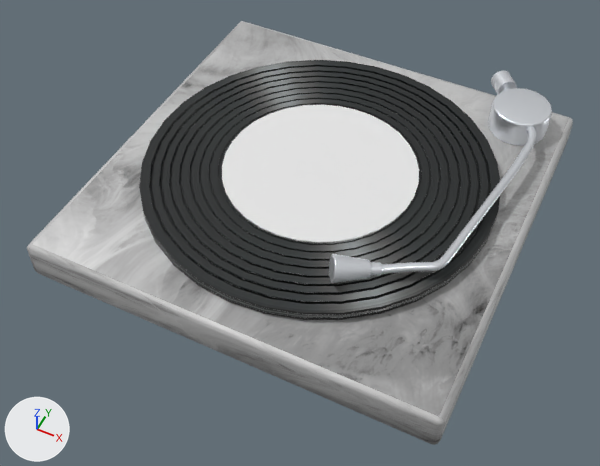
What one commit did to the Blender file model.blend.
Rendered twice from a 50 mm camera at (97.0, -211.0, 240.0) aimed at (0.0, -18.0, -2.0). Arrows for +X, +Y and +Z are at lower left; the lights stay in place. Both versions are drawn at frame 498 of the action '柱体Action'; the numbers are the values there.

The scene before the commit, as lines of its bpy script (objects in view):
```python
me_立方体 = bpy.data.meshes.new('立方体')
me_立方体.from_pydata(...)  # 166 vertices, 204 faces; spans x -400.0..400.0, y -400.0..400.0, z -39.0..39.0
me_立方体.materials.append(mat_材质)
me_管道_8 = bpy.data.meshes.new('管道.8')
me_管道_8.from_pydata(...)  # 1616 vertices, 1584 faces; spans x -325.0..326.0, y -326.0..326.0, z -13.0..-6.0
me_管道_8.materials.append(mat_材质_1)
ob_布尔 = bpy.data.objects.new('布尔', None)
ob_布尔.location = (0.0, 0.0, 23.67)
ob_布尔.rotation_euler = (0.0, 0.0, 18.03)  # degrees (0, 0, 313)
ob_布尔.scale = (0.2, 0.2, 0.2)
ob_立方体 = bpy.data.objects.new('立方体', me_立方体)
ob_立方体.location = (0.0, 0.0, 5.2)
ob_立方体.scale = (0.2, 0.2, 0.2)
ob_管道_8 = bpy.data.objects.new('管道.8', me_管道_8)
ob_管道_8.parent = ob_布尔
ob_管道_8.location = (0.0, 0.0, -25.47)
# also in view: '扫描.001' at (53.0, 16.0, 21.0); '管道.001' at (0.0, 0.0, 16.0); '扫描.004' at (32.0, -45.0, 24.0); 'plain' at (0.0, 0.0, 17.0); '圆柱体' at (60.0, 63.0, 18.0)
```
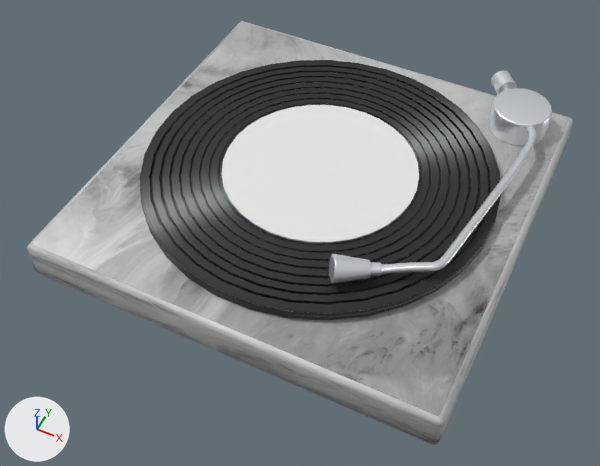
ob_布尔 is not drawn itself; it is the parent of ob_管道_001, ob_管道_8.

Changed parts and their boxes (x1, y1, x2, y2) in the pictures (600 x 466 px):
'管道.001', turned
    before: (139, 60, 500, 320)
    after: (140, 60, 501, 320)
'管道.8', turned
    before: (149, 65, 491, 304)
    after: (149, 65, 491, 305)

What the commit changed:
Object '布尔' (ob_布尔) turns from (0, 0, 313) to (0, 0, 47) degrees about x, y and z.
